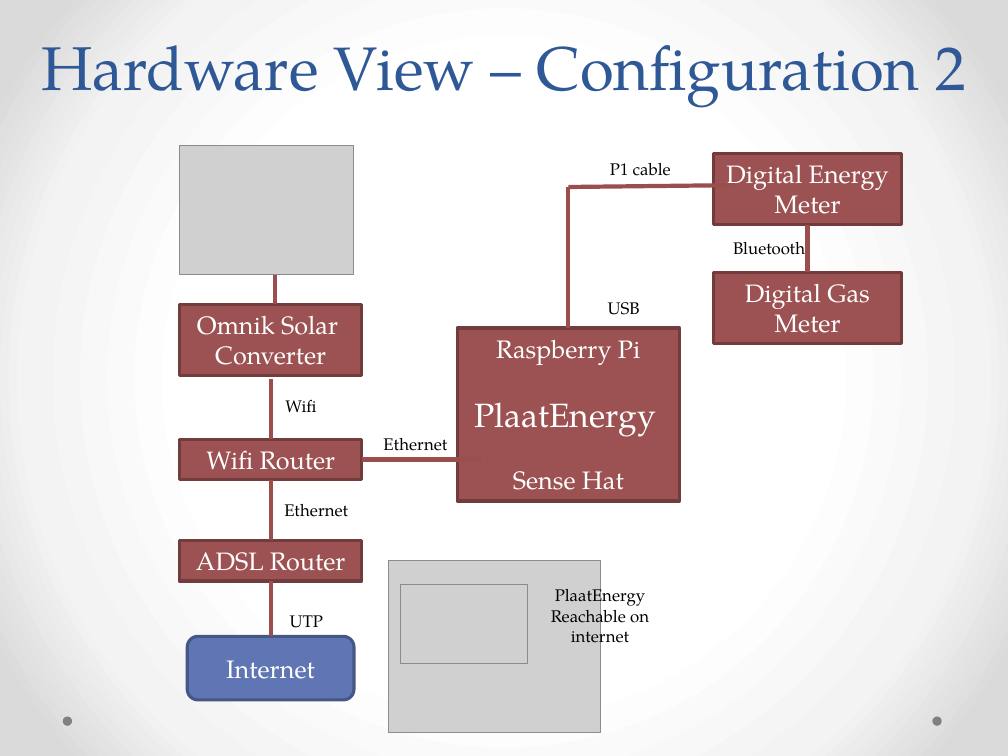
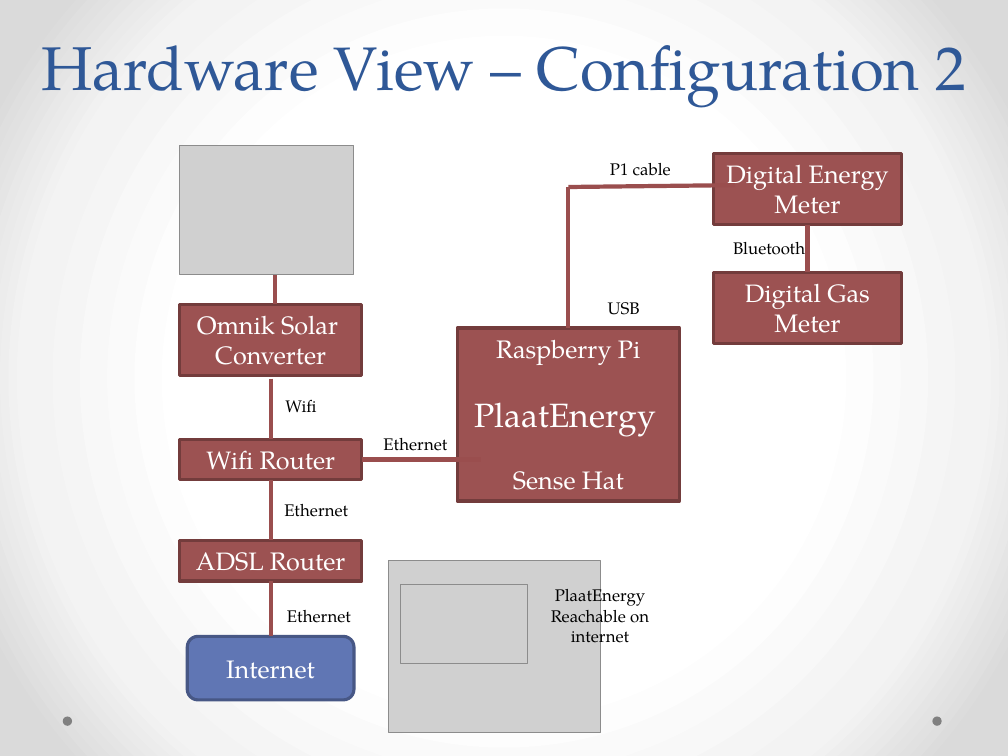
Before and after one commit to plaatsoft/plaatenergy, a slide deck: slide 7 of doc/ppt/PlaatEnergy Design.pptx. Drawn at 1008x756 pixels with LibreOffice and Linux fonts; fonts in the diff are those of the drawing; grey boxes stand for pictures. Boxes give left, top, right and bottom in pixels: in the first picture for what was removed or moved away, otherwise in the second. Text is boxed around its words. In the diff, an @@ line names an element or a change of style, - is before the commit and + after.

```diff
--- a/doc/ppt/PlaatEnergy Design.pptx
+++ b/doc/ppt/PlaatEnergy Design.pptx
@@ text at [287, 610, 351, 623]: text changed @@
-UTP
+Ethernet
```
Also in this commit, not shown: 8 other slides changed, 1 slide added.
